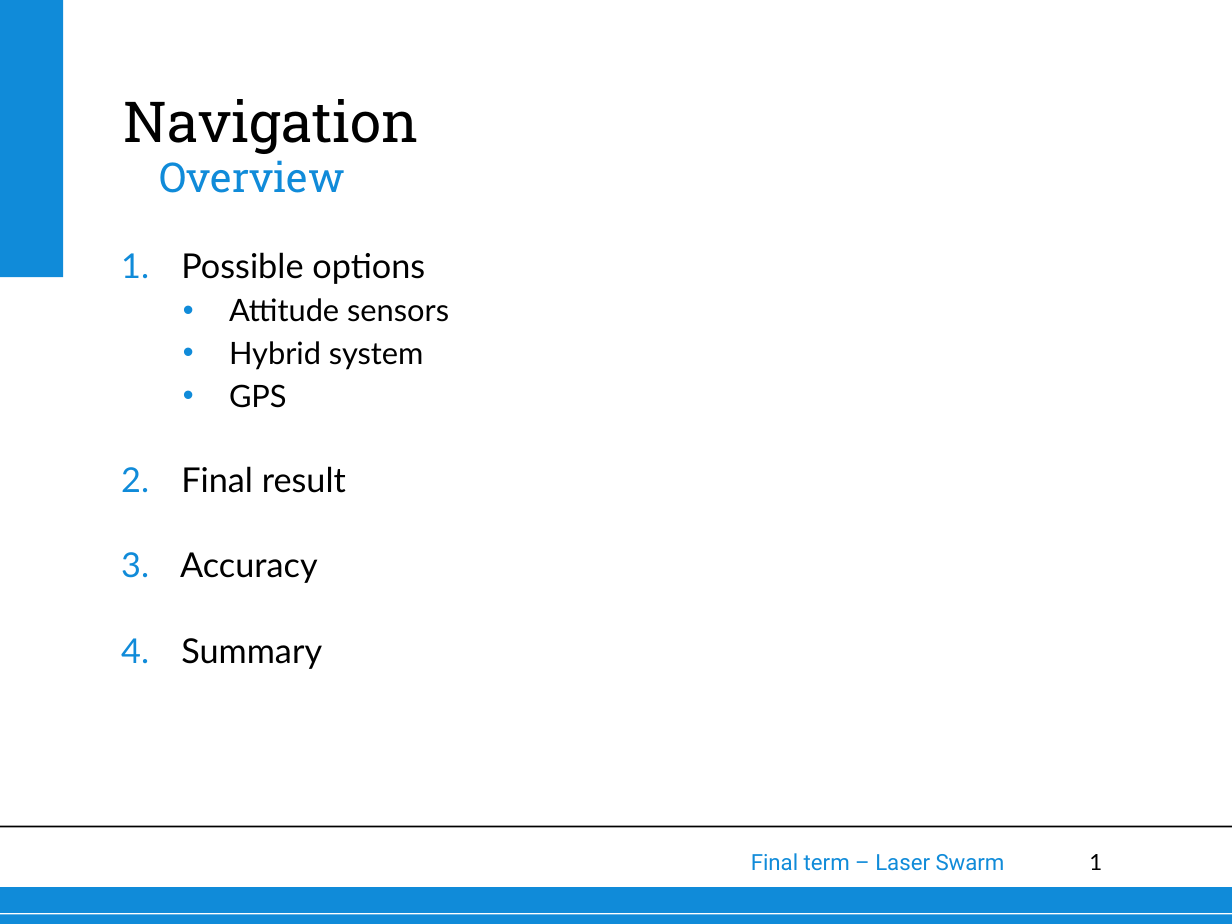
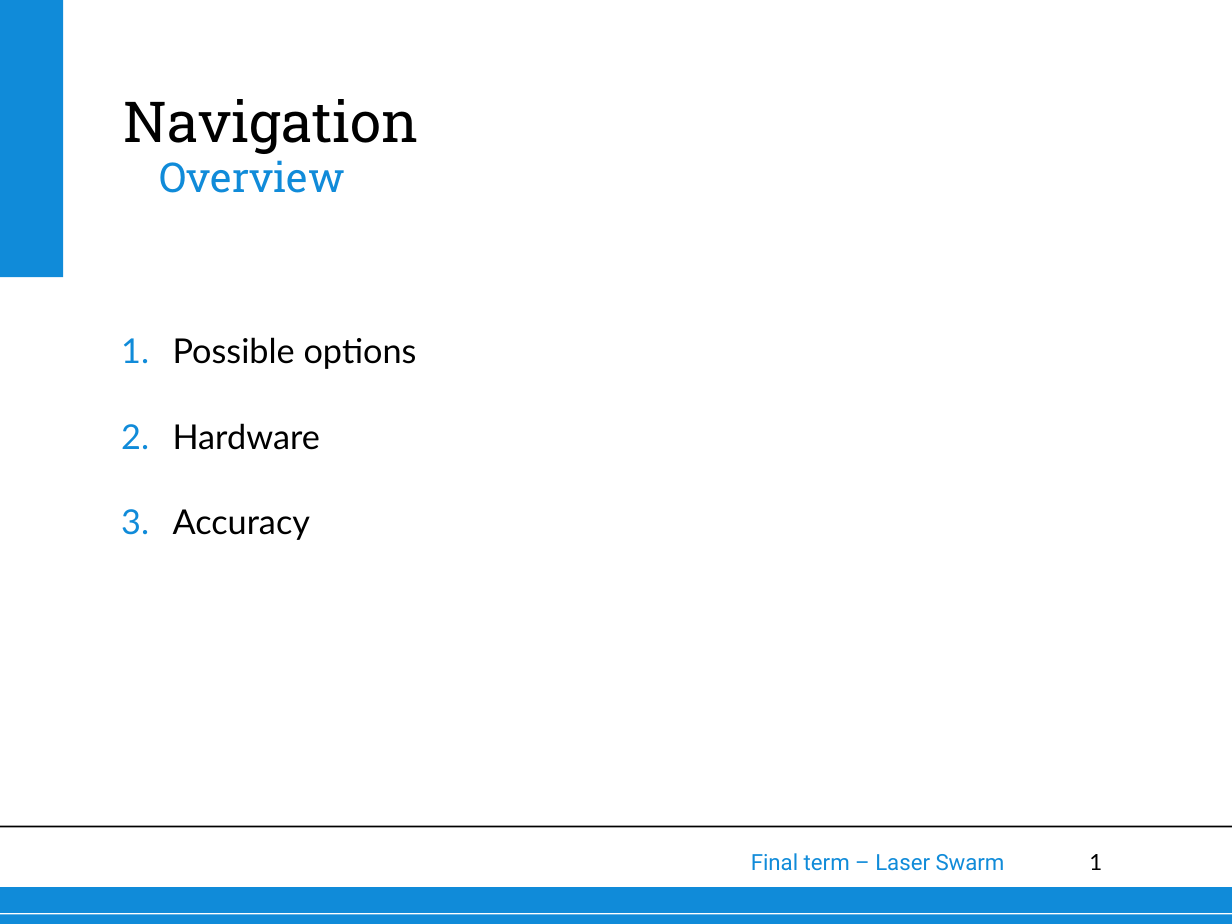
Before and after one commit to thewisenerd/laser-swarm, a slide deck: slide 1 of finalPresentation/subsections/Navigation.ppt. Drawn at 1232x924 pixels with LibreOffice and Linux fonts; fonts in the diff are those of the drawing; background and template pictures are left out. Boxes give left, top, right and bottom in pixels: in the first picture for what was removed or moved away, otherwise in the second. Text is boxed around its words. In the diff, an @@ line names an element or a change of style, - is before the commit and + after.

```diff
--- a/finalPresentation/subsections/Navigation.ppt
+++ b/finalPresentation/subsections/Navigation.ppt
@@ text at (173,423,320,450): text changed; size 18 to 20 pt @@
-  • Attitude sensors
-  • Hybrid system
-  • GPS
-2. Final result
+2. Hardware
@@ text at (181,638,322,669): paragraph removed @@
-4. Summary
```
Also in this commit, not shown: 2 other slides changed, 6 slides removed, 1 other file.
